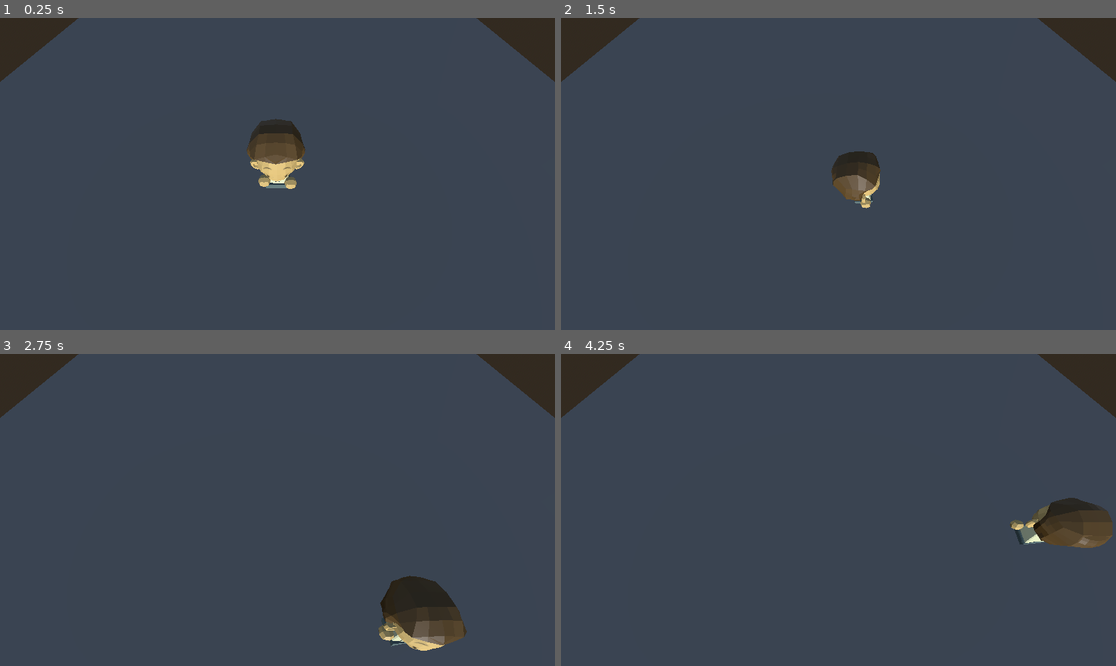
Above: before the commit, frames 1-4 (two rows, left to right).
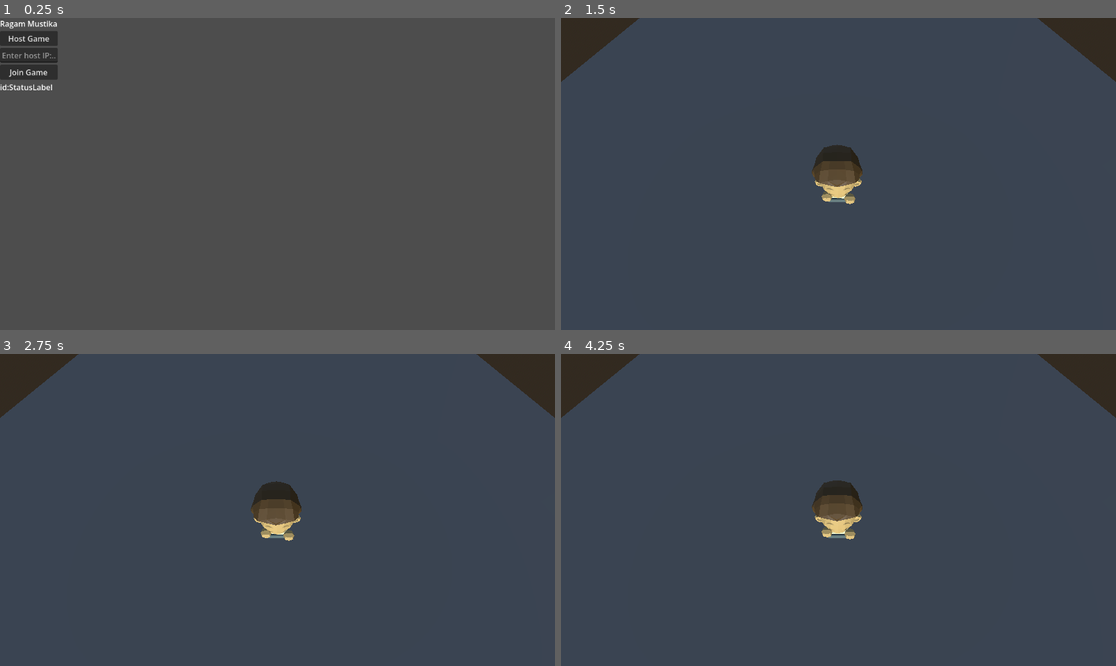
Above: after the commit, the same moments.

Repository: tsazzah/RMscratch
Game: Godot game, scene res://scene/lobby.tscn
Two runs of this game, one before a commit and one after it. Both use one fixed random seed, a clock stepped at 60 frames per second and the inputs below. Before the commit the project starts from res://scene/World.tscn.
Inputs (mouse positions are in pixels of both pictures, inside the frame that each line leads up to):
- Up to frame 1 (0.25 s): no input
- Up to frame 2 (1.5 s): click (588, 39) at 0.5 s, where only the run after the commit has a clickable "Host Game"; hold Right (ui_right) from 1.28 s (still down)
- Up to frame 3 (2.75 s): release Right (ui_right) at 2.03 s; hold Down (ui_down) from 2.03 s (still down)
- Up to frame 4 (4.25 s): release Down (ui_down) at 2.78 s; hold Right (ui_right) 2.78-3.53 s; hold Up (ui_up) from 3.53 s (still down)

The runs differ from the first frame. In frame 1, 4.7% of the frame differs, in the area x 0-100%, y 0-55%; in frame 2, 1.6%; in frame 3, 4.0%; in frame 4, 3.3%.

Commit message:
add multiplayer foundation - lobby, spawning, player sync

Diff:
--- a/project.godot
+++ b/project.godot
@@ -11,9 +11,13 @@
 [application]
 
 config/name="game-design"
-run/main_scene="uid://du6276iolf1h0"
+run/main_scene="uid://gr7m3g600sxd"
 config/features=PackedStringArray("4.6", "GL Compatibility")
 config/icon="res://icon.svg"
+
+[autoload]
+
+NetworkManager="*uid://dkj6ytcri7r4f"
 
 [input]
 
@@ -23,6 +27,26 @@
 , Object(InputEventJoypadButton,"resource_local_to_scene":false,"resource_name":"","device":-1,"button_index":13,"pressure":0.0,"pressed":false,"script":null)
 , Object(InputEventJoypadMotion,"resource_local_to_scene":false,"resource_name":"","device":-1,"axis":0,"axis_value":-1.0,"script":null)
 , Object(InputEventKey,"resource_local_to_scene":false,"resource_name":"","device":-1,"window_id":0,"alt_pressed":false …(182 unchanged characters)…
+]
+}
+move_left={
+"deadzone": 0.2,
+"events": [Object(InputEventKey,"resource_local_to_scene":false,"resource_name":"","device":-1,"window_id":0,"alt_pressed":false,"shift_pressed":false,"ctrl_pressed":false,"meta_pressed":false,"pressed":false,"keycode":0,"physical_keycode":65,"key_label":0,"unicode":97,"location":0,"echo":false,"script":null)
+]
+}
+move_right={
+"deadzone": 0.2,
+"events": [Object(InputEventKey,"resource_local_to_scene":false,"resource_name":"","device":-1,"window_id":0,"alt_pressed":false,"shift_pressed":false,"ctrl_pressed":false,"meta_pressed":false,"pressed":false,"keycode":0,"physical_keycode":68,"key_label":0,"unicode":100,"location":0,"echo":false,"script":null)
+]
+}
+move_forward={
+"deadzone": 0.2,
+"events": [Object(InputEventKey,"resource_local_to_scene":false,"resource_name":"","device":-1,"window_id":0,"alt_pressed":false,"shift_pressed":false,"ctrl_pressed":false,"meta_pressed":false,"pressed":false,"keycode":0,"physical_keycode":87,"key_label":0,"unicode":119,"location":0,"echo":false,"script":null)
+]
+}
+move_back={
+"deadzone": 0.2,
+"events": [Object(InputEventKey,"resource_local_to_scene":false,"resource_name":"","device":-1,"window_id":0,"alt_pressed":false,"shift_pressed":false,"ctrl_pressed":false,"meta_pressed":false,"pressed":false,"keycode":0,"physical_keycode":83,"key_label":0,"unicode":115,"location":0,"echo":false,"script":null)
 ]
 }
 
--- a/scene/PlayerChef.tscn
+++ b/scene/PlayerChef.tscn
@@ -10,7 +10,7 @@
 [node name="Chef" unique_id=1609019624 instance=ExtResource("1_m7fh5")]
 script = ExtResource("2_iay3k")
 
-[node name="Armature" parent="." index="0" unique_id=902194742]
+[node name="Armature" parent="." index="0" unique_id=1956296283]
 transform = Transform3D(-4.371139e-08, 0, -1, 0, 1, 0, 1, 0, -4.371139e-08, 0, 0.27454692, 0)
 
 [node name="CollisionShape3D" type="CollisionShape3D" parent="." index="2" unique_id=1994742960]
--- a/scene/World.tscn
+++ b/scene/World.tscn
@@ -1,7 +1,7 @@
 [gd_scene format=3 uid="uid://du6276iolf1h0"]
 
+[ext_resource type="Script" uid="uid://b7f26v7rfrqq6" path="res://script/world.gd" id="1_dtoa7"]
 [ext_resource type="Script" uid="uid://bcwk4gf6yt8ti" path="res://script/camera_3d.gd" id="1_iibxp"]
-[ext_resource type="PackedScene" uid="uid://bc7cwbobe4g87" path="res://scene/PlayerChef.tscn" id="2_dtoa7"]
 
 [sub_resource type="BoxMesh" id="BoxMesh_cmany"]
 size = Vector3(50, 1, 50)
@@ -19,6 +19,7 @@
 sky = SubResource("Sky_js7pq")
 
 [node name="World" type="Node3D" unique_id=886046686]
+script = ExtResource("1_dtoa7")
 
 [node name="StaticBody3D" type="StaticBody3D" parent="." unique_id=1146505158]
 transform = Transform3D(1, 0, 0, 0, 1, 0, 0, 0, 1, 0, -0.5, 0)
@@ -41,20 +42,8 @@
 transform = Transform3D(1, 0, 0, 0, 0.53877074, 0.8424524, 0, -0.8424524, 0.53877074, 0, 12, 6)
 script = ExtResource("1_iibxp")
 
-[node name="Chef" parent="." unique_id=1609019624 instance=ExtResource("2_dtoa7")]
-transform = Transform3D(1, 0, 0, 0, 1, 0, 0, 0, 1, 0, 2, 0)
+[node name="Players" type="Node3D" parent="." unique_id=342085280]
 
-[node name="Skeleton3D" parent="Chef/Armature" parent_id_path=PackedInt32Array(1609019624, 132377236) index="0" unique_id=1277164255]
-bones/0/rotation = Quaternion(0, 0, -0.30213147, 0.95326626)
-bones/1/rotation = Quaternion(0.0011353046, 0.00015228939, 0.13294876, 0.99112236)
-bones/2/rotation = Quaternion(0.01547026, -0.0006989566, -0.039320923, 0.99910665)
-bones/3/rotation = Quaternion(0.9959308, 0.035999615, -0.07473366, 0.03522556)
-bones/4/rotation = Quaternion(-0.021772252, -0.010550849, -0.84369844, 0.5362721)
-bones/6/position = Vector3(-1.8162158, 0.2966146, -1.0913923)
-bones/7/rotation = Quaternion(0.8147968, -0.5797468, -4.4696626e-05, 0.0001535806)
-bones/8/rotation = Quaternion(4.4659184e-05, -1.2762806e-08, -0.7588894, 0.65121955)
-bones/10/position = Vector3(0.33211735, 0.84330124, 1.5946918)
-bones/11/rotation = Quaternion(-0.2508178, -0.058854833, -0.0751007, 0.9633205)
-bones/12/rotation = Quaternion(-0.07336729, 0.9592002, 0.27224758, -0.020823605)
-
-[editable path="Chef"]
+[node name="MultiplayerSpawner" type="MultiplayerSpawner" parent="Players" unique_id=356008722]
+_spawnable_scenes = PackedStringArray("uid://bc7cwbobe4g87")
+spawn_path = NodePath("..")
--- /dev/null
+++ b/scene/lobby.tscn
@@ -0,0 +1,33 @@
+[gd_scene format=3 uid="uid://gr7m3g600sxd"]
+
+[ext_resource type="Script" uid="uid://c2x6gfn84252y" path="res://script/lobby.gd" id="1_uxvnl"]
+
+[node name="Lobby_tscn" type="Node2D" unique_id=1270624497]
+script = ExtResource("1_uxvnl")
+
+[node name="VBoxContainer" type="VBoxContainer" parent="." unique_id=761536810]
+offset_right = 40.0
+offset_bottom = 40.0
+
+[node name="Label" type="Label" parent="VBoxContainer" unique_id=752449684]
+layout_mode = 2
+text = "Ragam Mustika"
+
+[node name="Button" type="Button" parent="VBoxContainer" unique_id=458530464]
+layout_mode = 2
+text = "Host Game"
+
+[node name="LineEdit" type="LineEdit" parent="VBoxContainer" unique_id=710053347]
+layout_mode = 2
+placeholder_text = "Enter host IP:..."
+
+[node name="Button2" type="Button" parent="VBoxContainer" unique_id=1635563683]
+layout_mode = 2
+text = "Join Game"
+
+[node name="Label2" type="Label" parent="VBoxContainer" unique_id=1319933993]
+layout_mode = 2
+text = "id:StatusLabel"
+
+[connection signal="pressed" from="VBoxContainer/Button" to="." method="_on_host_button_pressed"]
+[connection signal="pressed" from="VBoxContainer/Button2" to="." method="_on_join_button_pressed"]
--- /dev/null
+++ b/script/lobby.gd
@@ -0,0 +1,20 @@
+extends Node2D
+
+@onready var ip_field = $VBoxContainer/LineEdit
+@onready var status_label = $VBoxContainer/Label2
+
+func _on_host_button_pressed():
+	NetworkManager.host_game()
+	for addr in IP.get_local_addresses():
+		if addr.begins_with("192.168.") or addr.begins_with("10."):
+			status_label.text = "Your IP: " + addr
+			break
+	_start_game()
+
+func _on_join_button_pressed():
+	NetworkManager.join_game(ip_field.text.strip_edges())
+	status_label.text = "Connecting..."
+	multiplayer.connected_to_server.connect(func(): _start_game())
+
+func _start_game():
+	get_tree().change_scene_to_file("res://scene/World.tscn")
--- /dev/null
+++ b/script/network_manager.gd
@@ -0,0 +1,16 @@
+extends Node
+
+const PORT = 7000
+const MAX_PLAYERS = 4
+
+func host_game():
+	var peer = ENetMultiplayerPeer.new()
+	peer.create_server(PORT, MAX_PLAYERS)
+	multiplayer.multiplayer_peer = peer
+	print("Hosting on port ", PORT)
+
+func join_game(ip: String):
+	var peer = ENetMultiplayerPeer.new()
+	peer.create_client(ip, PORT)
+	multiplayer.multiplayer_peer = peer
+	print("Joining ", ip)
--- a/script/player_chef.gd
+++ b/script/player_chef.gd
@@ -4,38 +4,36 @@
 const LERP_VAL = 0.2
 
 func _physics_process(delta: float) -> void:
-	# 1. Gravitasi
 	if not is_on_floor():
 		velocity += get_gravity() * delta
 
-	# 2. Input
-	var input_dir = Input.get_vector("ui_left", "ui_right", "ui_up", "ui_down")
-	# Kita pakai arah dunia (Global), bukan transform.basis agar arahnya tetap
+	if not is_multiplayer_authority():
+		move_and_slide()
+		return
+
+	var input_dir = Input.get_vector("move_left", "move_right", "move_forward", "move_back")
 	var direction = Vector3(input_dir.x, 0, input_dir.y).normalized()
-
-	# Ambil AnimationPlayer
 	var anim = get_node_or_null("AnimationPlayer")
 
-	# 3. Logika Gerak & Rotasi
 	if direction != Vector3.ZERO:
 		velocity.x = direction.x * SPEED
 		velocity.z = direction.z * SPEED
-
-		# --- BAGIAN ROTASI HALUS ---
-		# atan2 menentukan ke mana Chef harus menghadap berdasarkan input
 		var target_angle = atan2(direction.x, direction.z)
 		rotation.y = lerp_angle(rotation.y, target_angle, LERP_VAL)
-		# ---------------------------
-
 		if anim and anim.has_animation("Jalan 1"):
 			anim.play("Jalan 1")
 	else:
-		# Berhenti perlahan
 		velocity.x = move_toward(velocity.x, 0, SPEED)
 		velocity.z = move_toward(velocity.z, 0, SPEED)
-
 		if anim and anim.has_animation("Idle"):
 			anim.play("Idle")
 
-	# 4. Eksekusi
 	move_and_slide()
+
+	# Send your position/rotation to everyone else
+	_sync_position.rpc(position, rotation)
+
+@rpc("authority", "unreliable")
+func _sync_position(pos: Vector3, rot: Vector3):
+	position = pos
+	rotation = rot
--- /dev/null
+++ b/script/world.gd
@@ -0,0 +1,22 @@
+extends Node3D
+
+var player_scene = preload("res://scene/PlayerChef.tscn")
+var spawned_players = {}  # track who's already spawned
+
+func _ready():
+	if multiplayer.is_server():
+		_spawn_player(multiplayer.get_unique_id())
+		multiplayer.peer_connected.connect(_spawn_player)
+	else:
+		_spawn_player(multiplayer.get_unique_id())
+
+func _spawn_player(peer_id: int):
+	if spawned_players.has(peer_id):
+		print("Already spawned, skipping: ", peer_id)
+		return
+	spawned_players[peer_id] = true
+	print("Spawning: ", peer_id)
+	var player = player_scene.instantiate()
+	player.name = str(peer_id)
+	player.set_multiplayer_authority(peer_id)
+	$Players.add_child(player, true)
Not shown, added: assets/fonts/Grandstander/Grandstander-Black.ttf.import
Not shown, added: assets/fonts/Grandstander/Grandstander-BlackItalic.ttf.import
Not shown, added: assets/fonts/Grandstander/Grandstander-Bold.ttf.import
Not shown, added: assets/fonts/Grandstander/Grandstander-BoldItalic.ttf.import
Not shown, added: assets/fonts/Grandstander/Grandstander-ExtraBold.ttf.import
Not shown, added: assets/fonts/Grandstander/Grandstander-ExtraBoldItalic.ttf.import
Not shown, added: assets/fonts/Grandstander/Grandstander-ExtraLight.ttf.import
Not shown, added: assets/fonts/Grandstander/Grandstander-ExtraLightItalic.ttf.import
Not shown, added: assets/fonts/Grandstander/Grandstander-Italic.ttf.import
Not shown, added: assets/fonts/Grandstander/Grandstander-Light.ttf.import
Not shown, added: assets/fonts/Grandstander/Grandstander-LightItalic.ttf.import
Not shown, added: assets/fonts/Grandstander/Grandstander-Medium.ttf.import
(and 11 more such lines)
